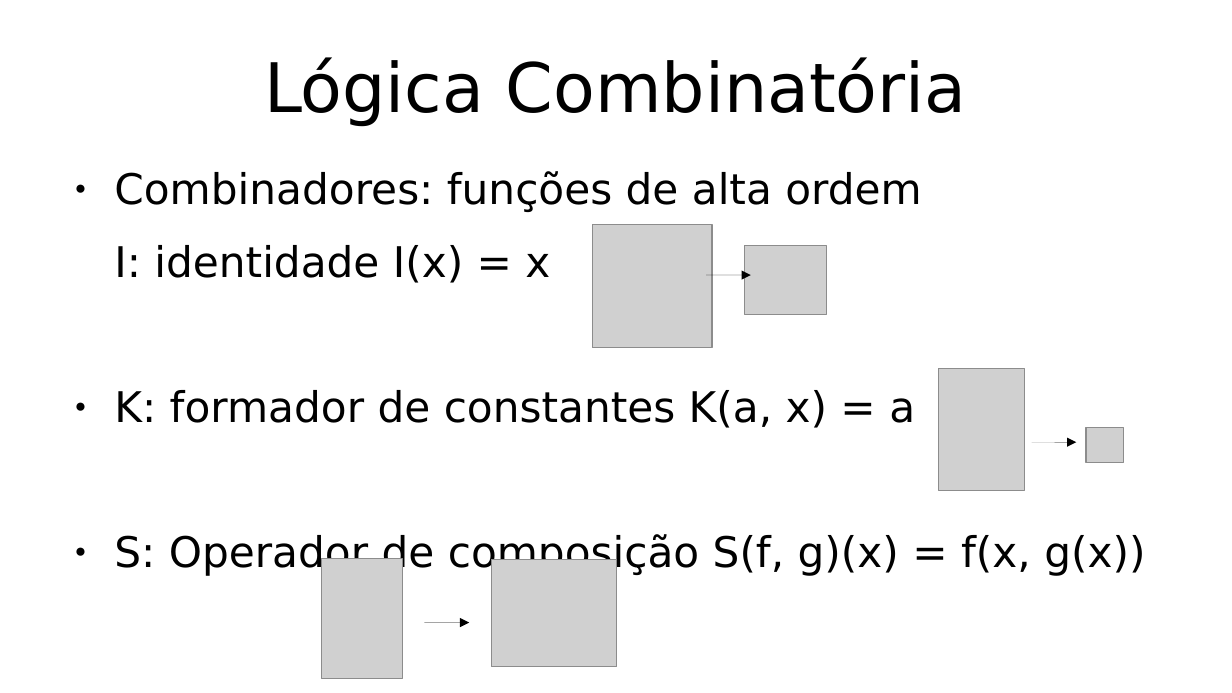
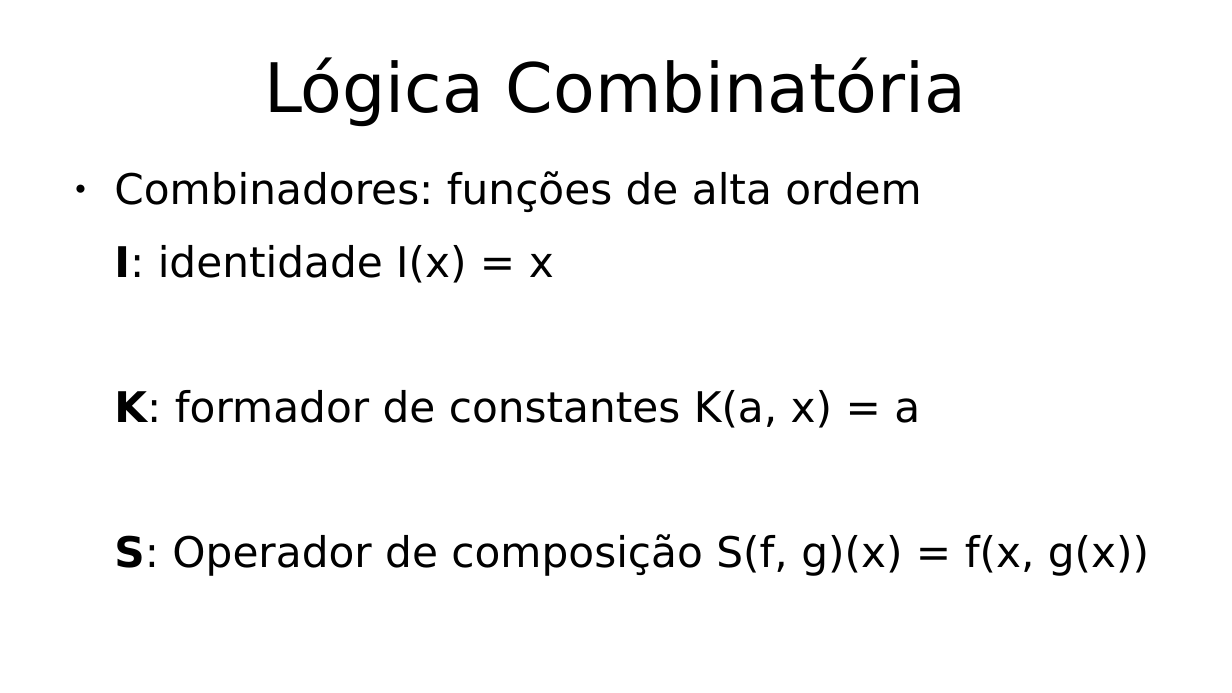
Before and after one commit to hlah/teoria_da_computacao, a slide deck: slide 6 of pesquisa/slides.odp (slide 5 before the commit). Drawn at 1232x693 pixels with LibreOffice and Linux fonts; fonts in the diff are those of the drawing; grey boxes stand for pictures. Boxes give left, top, right and bottom in pixels: in the first picture for what was removed or moved away, otherwise in the second. Text is boxed around its words. In the diff, an @@ line names an element or a change of style, - is before the commit and + after.

```diff
--- a/pesquisa/slides.odp
+++ b/pesquisa/slides.odp
@@ picture removed at [593,225,712,348] @@
@@ text at [114,245,1149,576]: bold on in "I:", "K:", "S:"; bullet ● to none @@
@@ picture removed at [745,246,827,314] @@
@@ arrow removed from (707, 275) to (751, 275) @@
@@ picture removed at [939,369,1024,491] @@
@@ arrow removed from (1032, 443) to (1077, 443) @@
@@ picture removed at [1087,428,1124,463] @@
@@ picture removed at [322,559,402,679] @@
@@ picture removed at [492,560,617,667] @@
@@ arrow removed from (425, 623) to (470, 623) @@
```
Also in this commit, not shown: 3 other slides changed, 2 slides added, 1 slide removed.
